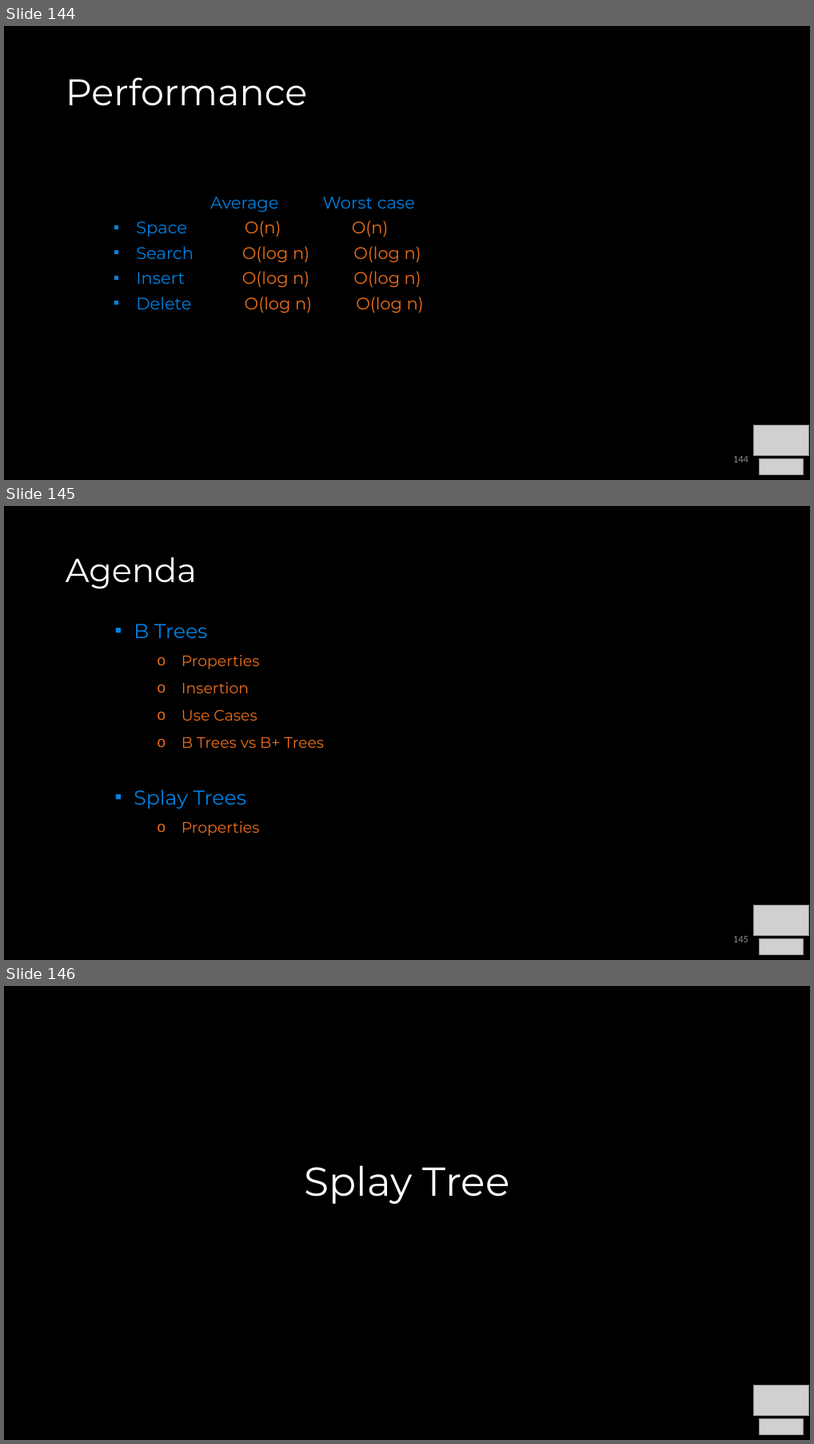
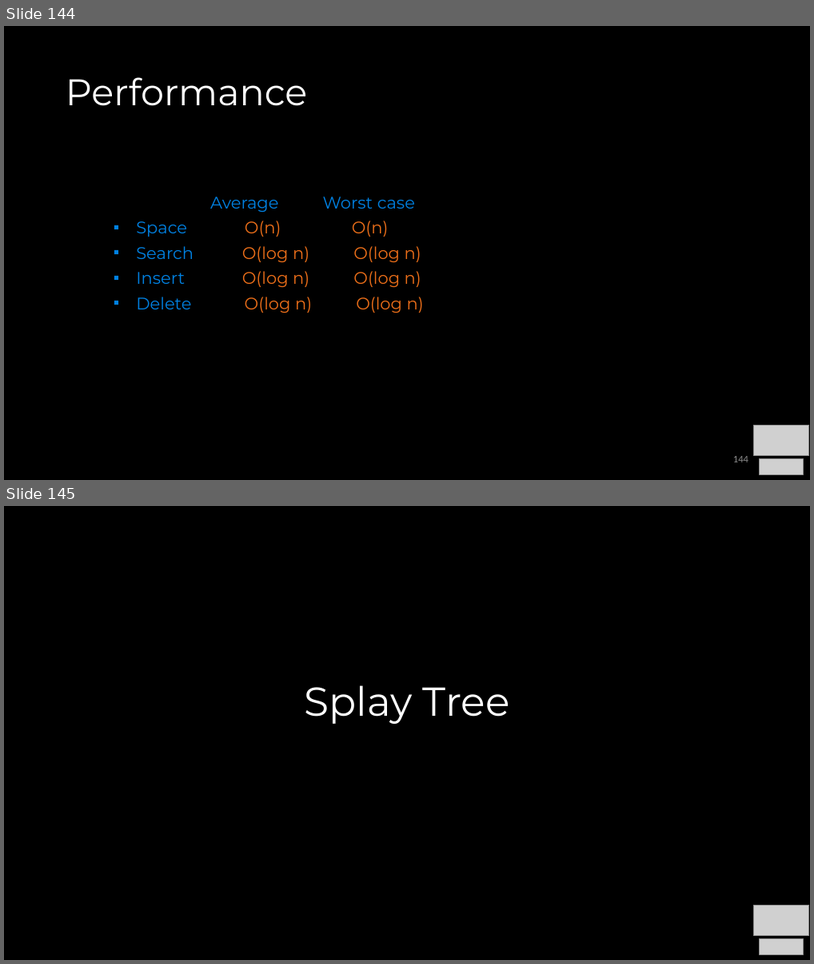
Before and after one commit to COP3530/Instructional-Content, a slide deck: Slides/Slides-PPT/4 - Balanced Trees.pptx. Shown one above the other, each under a label of ours: slides 144, 145 and 146 before the commit, slides 144 and 145 after it. The pictures are 814x1444 and 814x964 pixels, drawn with LibreOffice and Linux fonts; fonts in the diff are those of the drawing; grey boxes stand for pictures. Boxes give left, top, right and bottom in pixels: in the first picture for what was removed or moved away, otherwise in the second. Text is boxed around its words. In the diff, an @@ line names an element or a change of style, - is before the commit and + after.

Commit message:
balanced trees updated

```diff
--- a/Slides/Slides-PPT/4 - Balanced Trees.pptx
+++ b/Slides/Slides-PPT/4 - Balanced Trees.pptx
@@ slide 145 removed at (4,506,810,960), background #000000 @@
@@ title removed at (66,557,197,589) @@
-Agenda
@@ text removed at (134,624,324,836) @@
-▪ B Trees
-    o Properties
-    o Insertion
-    o Use Cases
-    o B Trees vs B+ Trees
-▪ Splay Trees
-    o Properties
@@ picture removed at (754,904,810,936) @@
@@ page number removed at (734,936,749,942) @@
-145
@@ picture removed at (759,939,804,954) @@
@@ what was slide 146 is now slide 145 @@
```
Also in this commit, not shown: 19 slides changed, 1 other file.
